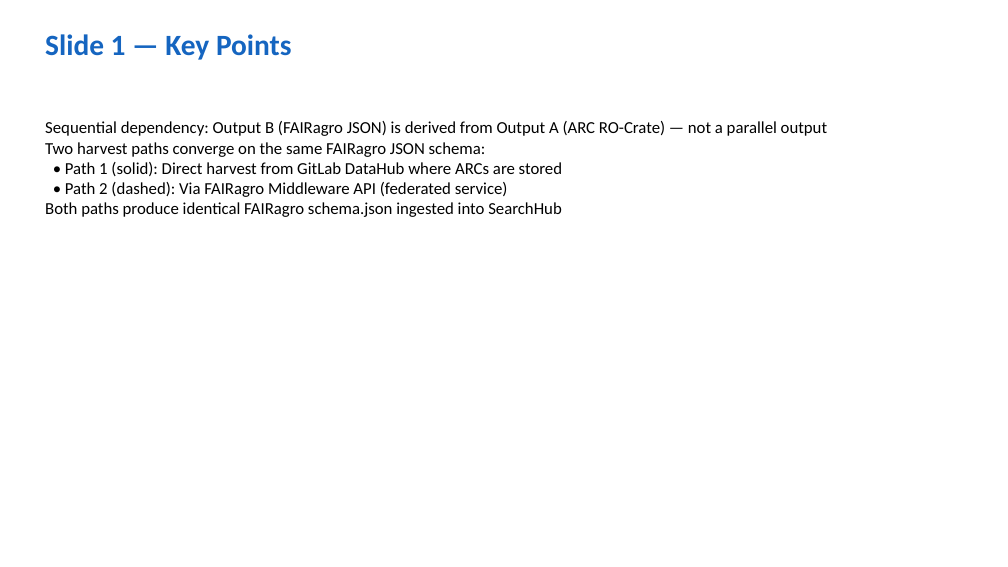
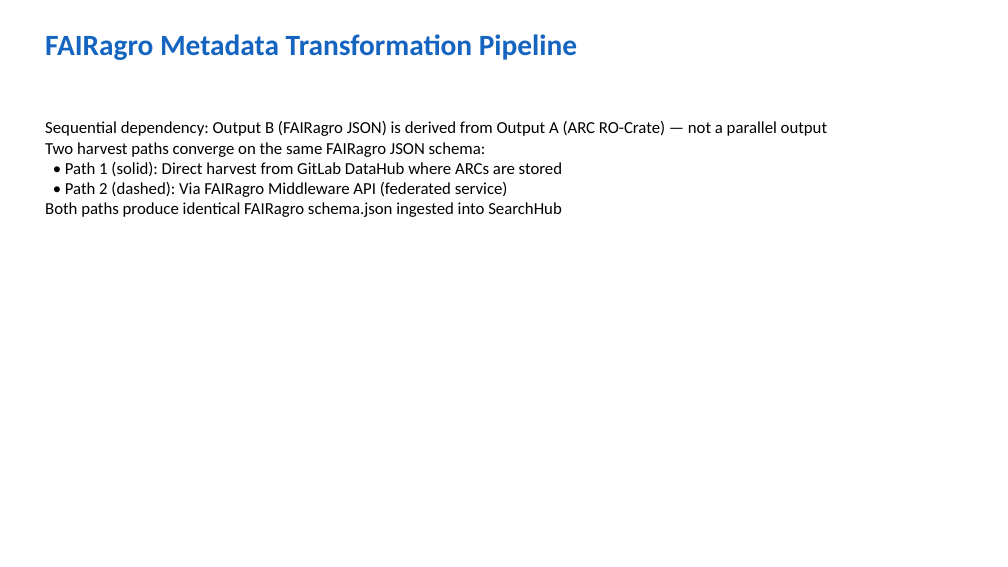
Before and after one commit to jorgitogb/fairweaver, a slide deck: slide 2 of docs/slides/fairst-workflow-slides-editable.pptx (slide 3 before the commit). Drawn at 1008x567 pixels with LibreOffice and Linux fonts; fonts in the diff are those of the drawing. Boxes give left, top, right and bottom in pixels: in the first picture for what was removed or moved away, otherwise in the second. Text is boxed around its words. In the diff, an @@ line names an element or a change of style, - is before the commit and + after.

Commit message:
Add presentation slides for metadata modeling (slot 6)

```diff
--- a/docs/slides/fairst-workflow-slides-editable.pptx
+++ b/docs/slides/fairst-workflow-slides-editable.pptx
@@ text at [45, 34, 577, 60]: text changed @@
-Slide 1 — Key Points
+FAIRagro Metadata Transformation Pipeline
```
Also in this commit, not shown: 5 other slides changed, 3 slides removed, 6 other files.
